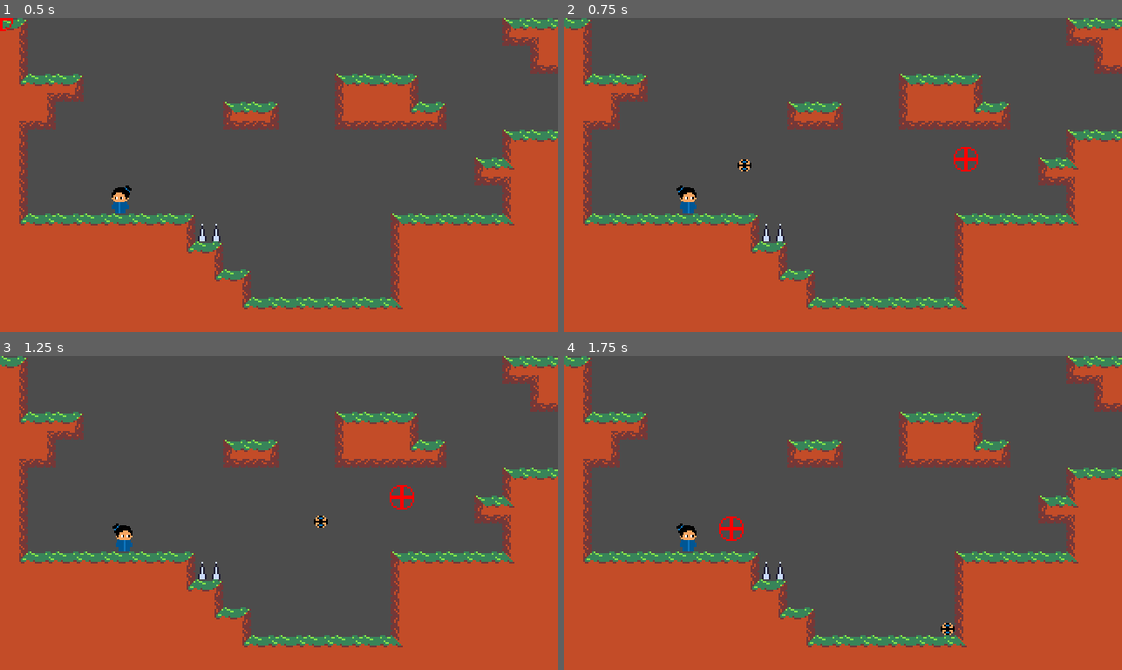
Above: before the commit, frames 1-4 (two rows, left to right).
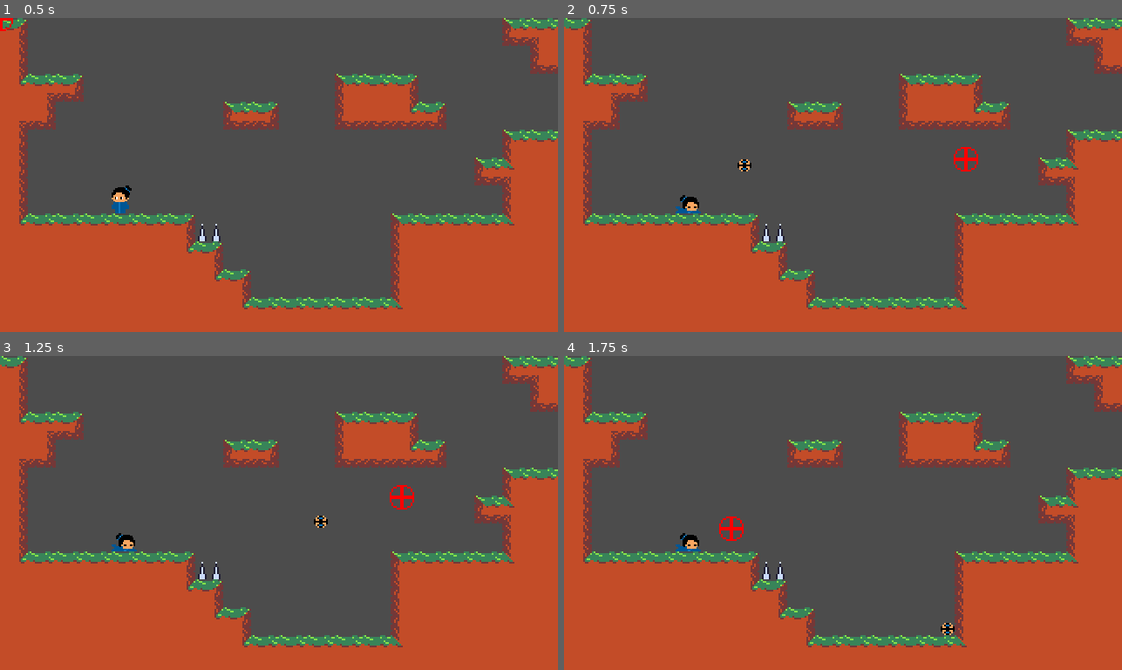
Above: after the commit, the same moments.

Repository: gitLynkk/BuddyGameJam
Game: Godot game, scene res://World.tscn
Same seed, same stepped clock (60 frames per second), same inputs: the game is played once before the commit and once after it.
Inputs (mouse positions are in pixels of both pictures, inside the frame that each line leads up to):
- Up to frame 1 (0.5 s): no input
- Up to frame 2 (0.75 s): move the mouse to (965, 159) at 0.52 s; hold Right (ui_right) from 0.53 s (still down); click (965, 159) at 0.6 s
- Up to frame 3 (1.25 s): keep holding Right (ui_right); tap Up (ui_up) at 0.77 s
- Up to frame 4 (1.75 s): keep holding Right (ui_right); move the mouse to (731, 528) at 1.27 s; click (731, 528) at 1.35 s; tap Up (ui_up) at 1.52 s

Frame 1 is identical in both runs. In frame 2, 0.3% of the frame differs, in the area x 20-25%, y 53-63%; in frame 3, 0.3%; in frame 4, 0.3%.

Commit message:
death after throwing seed

Diff:
--- a/Nodes/Player.tscn
+++ b/Nodes/Player.tscn
@@ -1,10 +1,25 @@
-[gd_scene load_steps=7 format=2]
+[gd_scene load_steps=8 format=2]
 
 [ext_resource path="res://Art/Player.png" type="Texture" id=1]
 [ext_resource path="res://scripts/Player.gd" type="Script" id=2]
 
 [sub_resource type="RectangleShape2D" id=1]
 extents = Vector2( 3, 5 )
+
+[sub_resource type="Animation" id=5]
+resource_name = "Death"
+tracks/0/type = "value"
+tracks/0/path = NodePath("Sprite:frame")
+tracks/0/interp = 1
+tracks/0/loop_wrap = true
+tracks/0/imported = false
+tracks/0/enabled = true
+tracks/0/keys = {
+"times": PoolRealArray( 0 ),
+"transitions": PoolRealArray( 1 ),
+"update": 1,
+"values": [ 7 ]
+}
 
 [sub_resource type="Animation" id=2]
 resource_name = "Jump"
@@ -63,14 +78,15 @@
 position = Vector2( 0, -8 )
 scale = Vector2( 0.8, 0.8 )
 texture = ExtResource( 1 )
-hframes = 7
-frame = 6
+hframes = 8
+frame = 1
 
 [node name="CollisionShape2D" type="CollisionShape2D" parent="."]
 position = Vector2( 0, -5 )
 shape = SubResource( 1 )
 
 [node name="AnimationPlayer" type="AnimationPlayer" parent="."]
+anims/Death = SubResource( 5 )
 anims/Jump = SubResource( 2 )
 anims/Run = SubResource( 3 )
 anims/Stand = SubResource( 4 )
--- a/scripts/Player.gd
+++ b/scripts/Player.gd
@@ -47,6 +47,10 @@
 			motion.x = lerp(motion.x,0,AIR_RESISTANCE)
 
 func processAnimation():
+	if not isActive:
+			animationPlayer.play("Death")
+			return
+
 	var x_input = 0
 
 	if isActive:
Binary file changed: Art/Player.png
